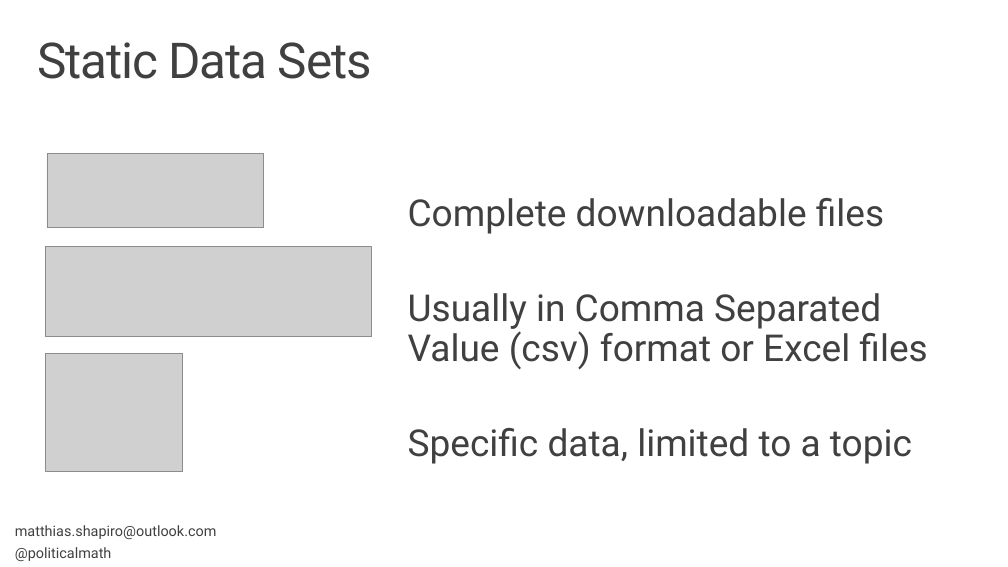
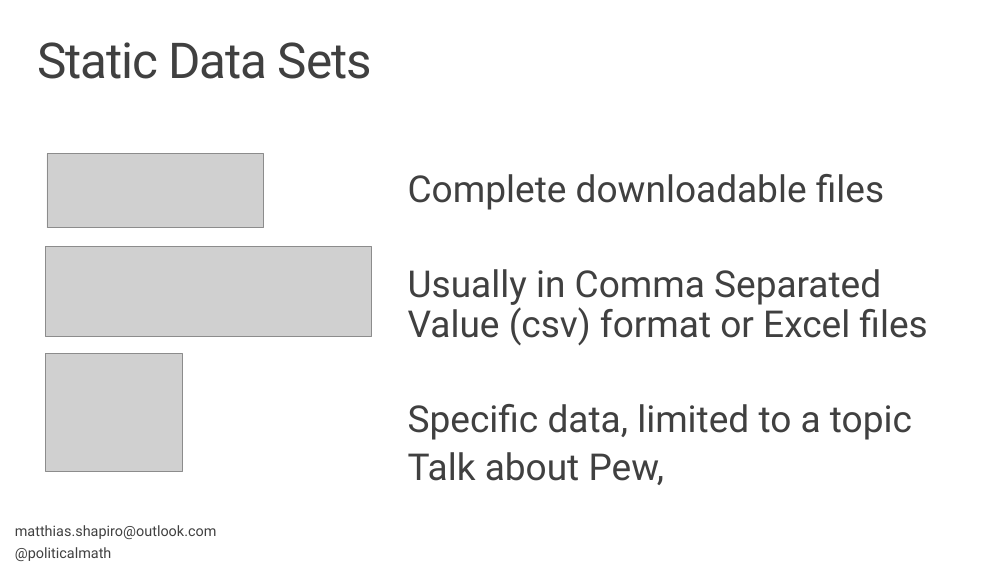
Before and after one commit to matthiasxc/DataVisClass, a slide deck: slide 5 of Session 2.pptx (slide 4 before the commit). Drawn at 1008x567 pixels with LibreOffice and Linux fonts; fonts in the diff are those of the drawing; grey boxes stand for pictures; background and template pictures are left out. Boxes give left, top, right and bottom in pixels: in the first picture for what was removed or moved away, otherwise in the second. Text is boxed around its words. In the diff, an @@ line names an element or a change of style, - is before the commit and + after.

```diff
--- a/Session 2.pptx
+++ b/Session 2.pptx
@@ text at (x1=408, y1=452, x2=665, y2=485): paragraph added @@
+Talk about Pew,
```
Also in this commit, not shown: 4 other slides changed, 2 slides added.
